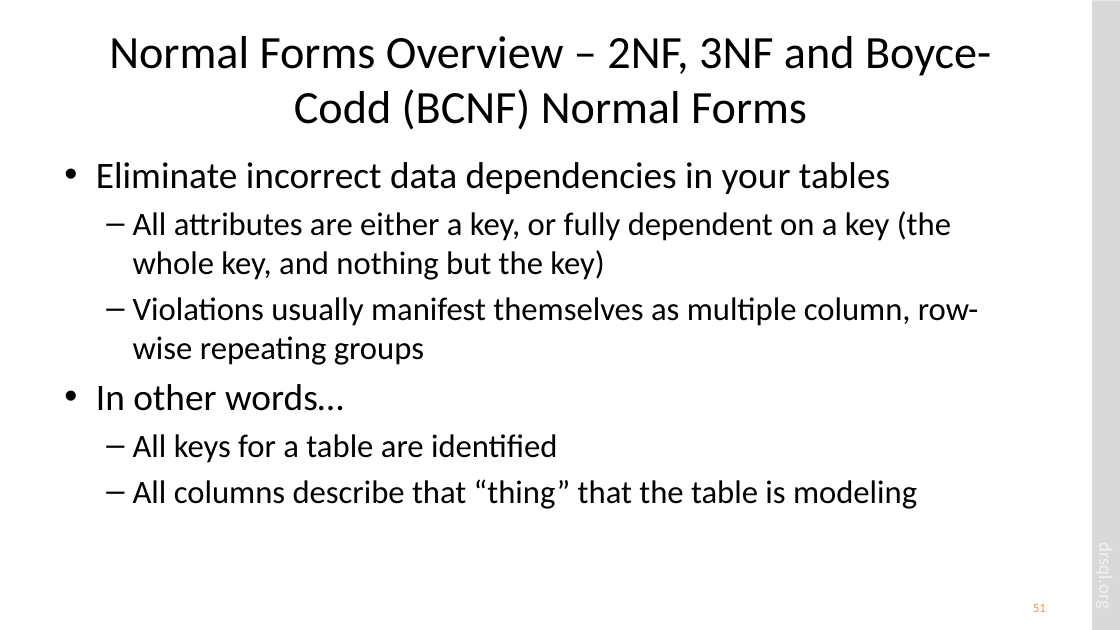
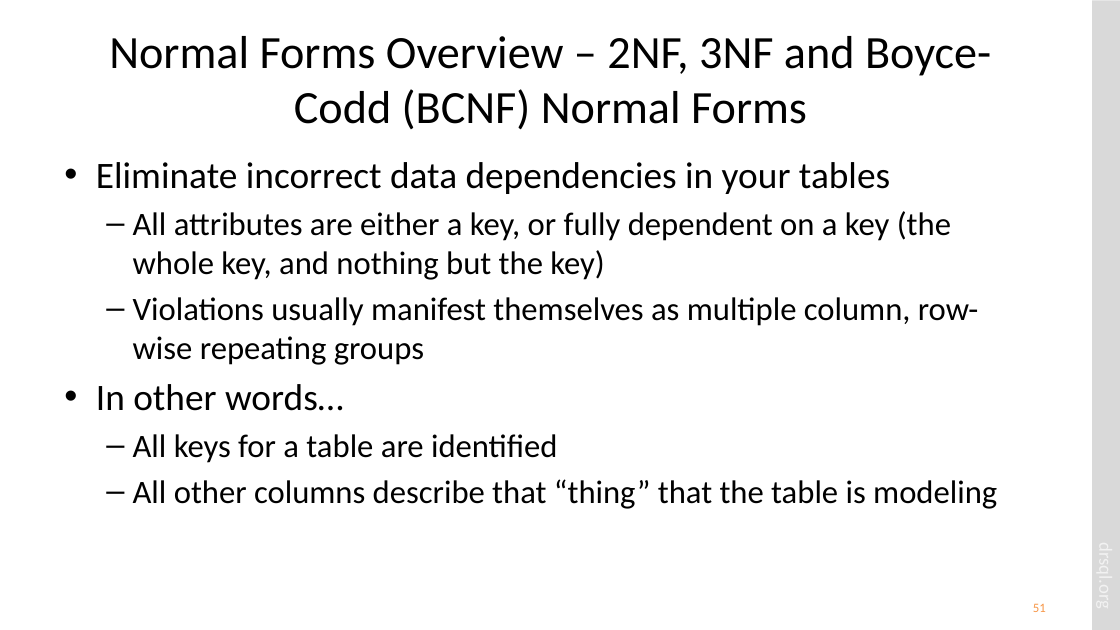
Before and after one commit to drsqlgithub/Presentation-Downloads, a slide deck: slide 51 of Relational Database Design/Relational Database Design.pptx. Drawn at 1120x630 pixels with LibreOffice and Linux fonts; fonts in the diff are those of the drawing. Boxes give left, top, right and bottom in pixels: in the first picture for what was removed or moved away, otherwise in the second. Text is boxed around its words. In the diff, an @@ line names an element or a change of style, - is before the commit and + after.

```diff
--- a/Relational Database Design/Relational Database Design.pptx
+++ b/Relational Database Design/Relational Database Design.pptx
@@ text at (x1=133, y1=479, x2=997, y2=509): text changed @@
-  – All columns describe that “thing” that the table is modeling
+  – All other columns describe that “thing” that the table is modeling
```
Also in this commit, not shown: 10 other slides changed, 1 slide added, 1 slide removed.
